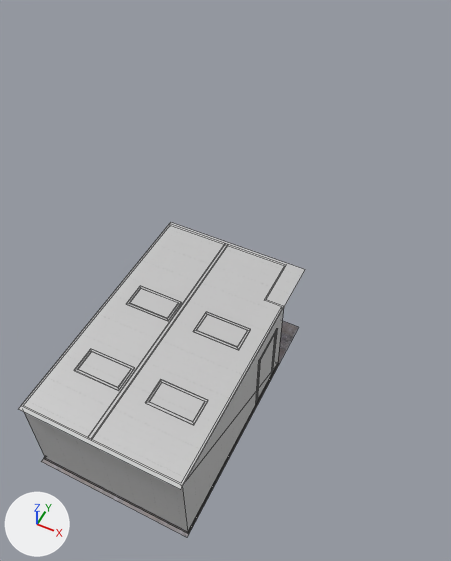
One commit to the FBX model Assets/Models/Relay2/relleyNa2.fbx: the scene before it, then after it.
The view is the same before and after, from a 50 mm camera at (-6.1, 39.8, 15.9) aimed at (-12.5, 52.6, -0.1). The axes (+X, +Y, +Z) are drawn at lower left. The lights are the same throughout. Mesh edges are drawn as thin lines. Where no turn or scale is listed for an object, it has been applied to the vertices.

The first picture shows 'Plane.026', 'Plane.027', 'walls.016', 'walls.017', 'walls.018'.
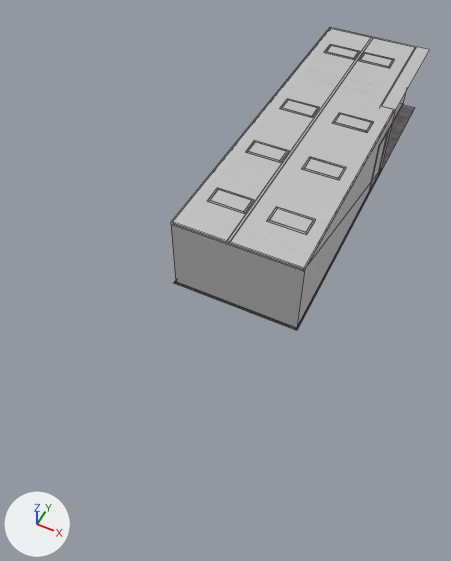
Where the newer file only moved an object's origin or applied its transform, the numbers keep the older frame.

Diff of the bpy script that builds the scene:
```diff
--- a/Assets/Models/Relay2/relleyNa2.fbx.py
+++ b/Assets/Models/Relay2/relleyNa2.fbx.py
@@ me_mesh_051 @@
 me_mesh_051.from_pydata(...)  # 4 vertices, 1 face; spans x -2.46..2.01, y -2.99..4.33, z 0.0
-me_mesh_051.vertices[0].co = (2.01, 4.33, 0.0)  # pixel (298, 327)
-me_mesh_051.vertices[1].co = (2.01, -2.99, 0.0)  # pixel (186, 537)
-me_mesh_051.vertices[2].co = (-2.46, -2.99, 0.0)  # pixel (41, 461)
-me_mesh_051.vertices[3].co = (-2.46, 4.33, 0.0)
+# me_mesh_051 part 4
+me_mesh_051.vertices[0].co = (2.01, 7.68, 0.0)  # pixel (414, 107)
+me_mesh_051.vertices[1].co = (2.01, -6.31, 0.0)  # pixel (296, 330)
+me_mesh_051.vertices[2].co = (-2.46, -6.31, 0.0)  # pixel (173, 283)
+me_mesh_051.vertices[3].co = (-2.46, 7.68, 0.0)
 me_mesh_051.materials.append(mat_floor2)
@@ me_mesh_049 @@
 me_mesh_049.from_pydata(...)  # 44 vertices, 27 faces; spans x -2.64..1.8, y -4.77..2.31, z -0.8..1.98
+# me_mesh_049 part 1: all 8 vertices in x -2.64..1.8, y -4.77..-4.74, z -0.8..1.98 are moved by (0.0, -3.38, 0.0)
+# me_mesh_049 part 2: all 4 vertices in x -2.61..1.23, y 2.29, z -0.74..1.98 are moved by (0.0, 3.48, 0.0)
 me_mesh_049.materials.append(mat_door)
@@ me_mesh_050 @@
 me_mesh_050.from_pydata(...)  # 4 vertices, 1 face; spans x -2.42..1.97, y -2.8..4.4, z 0.0
-me_mesh_050.vertices[0].co = (1.97, -2.8, 0.0)  # pixel (180, 489)
-me_mesh_050.vertices[1].co = (1.97, 4.4, 0.0)  # pixel (305, 269)
-me_mesh_050.vertices[2].co = (-2.42, -2.8, 0.0)  # pixel (18, 409)
-me_mesh_050.vertices[3].co = (-2.42, 4.4, 0.0)  # pixel (170, 222)
+# me_mesh_050 part 3
+me_mesh_050.vertices[0].co = (1.97, 4.4, 0.0)  # pixel (305, 269)
+me_mesh_050.vertices[1].co = (1.97, 18.32, 0.0)  # pixel (429, 49)
+me_mesh_050.vertices[2].co = (-2.42, 4.4, 0.0)  # pixel (170, 222)
+me_mesh_050.vertices[3].co = (-2.42, 18.32, 0.0)  # pixel (329, 27)
 me_mesh_050.materials.append(mat_wall03)
@@ ob_plane_027 @@
 ob_plane_027 = bpy.data.objects.new('Plane.027', me_plane_033)
-ob_plane_027.location = (-12.66, 46.23, 2.85)
+ob_plane_027.location = (-12.66, 56.14, 2.85)
@@ ob_plane_026 @@
 ob_plane_026 = bpy.data.objects.new('Plane.026', me_plane_032)
-ob_plane_026.location = (-12.66, 48.6, 2.85)
+ob_plane_026.location = (-12.66, 59.08, 2.85)
@@ ob_walls_020 @@
 ob_walls_020 = bpy.data.objects.new('walls.020', me_mesh_053)
-ob_walls_020.location = (-12.31, 47.94, 2.44)
+ob_walls_020.location = (-12.31, 58.42, 2.44)
@@ ob_plane_024 @@
 ob_plane_024 = bpy.data.objects.new('Plane.024', me_plane_030)
-ob_plane_024.location = (-10.6, 48.6, 2.85)
+ob_plane_024.location = (-10.6, 59.08, 2.85)
@@ ob_walls_018 @@
 ob_walls_018 = bpy.data.objects.new('walls.018', me_mesh_051)
-ob_walls_018.location = (-11.45, 47.35, 0.08)
+ob_walls_018.location = (-11.45, 57.83, 0.08)
@@ ob_walls_016 @@
 ob_walls_016 = bpy.data.objects.new('walls.016', me_mesh_049)
-ob_walls_016.location = (-11.24, 49.22, 0.88)
+ob_walls_016.location = (-11.24, 59.7, 0.88)
@@ ob_plane_025 @@
 ob_plane_025 = bpy.data.objects.new('Plane.025', me_plane_031)
-ob_plane_025.location = (-10.6, 46.23, 2.85)
+ob_plane_025.location = (-10.6, 56.14, 2.85)
@@ ob_pozarka_009 @@
 ob_pozarka_009 = bpy.data.objects.new('pozarka.009', me_mesh_055)
-ob_pozarka_009.location = (-11.81, 45.46, 2.83)
+ob_pozarka_009.location = (-11.81, 54.44, 2.83)
@@ ob_plane_035 @@
+ob_plane_035 = bpy.data.objects.new('Plane.035', me_plane_031.copy())  # the mesh of ob_plane_025
+ob_plane_035.location = (-12.65, 61.51, 2.85)
@@ ob_plane_036 @@
+ob_plane_036 = bpy.data.objects.new('Plane.036', me_plane_031.copy())  # the mesh of ob_plane_025
+ob_plane_036.location = (-12.65, 63.71, 2.85)
@@ ob_plane_034 @@
+ob_plane_034 = bpy.data.objects.new('Plane.034', me_plane_031.copy())  # the mesh of ob_plane_025
+ob_plane_034.location = (-12.66, 53.3, 2.85)
@@ ob_plane_033 @@
+ob_plane_033 = bpy.data.objects.new('Plane.033', me_plane_031.copy())  # the mesh of ob_plane_025
+ob_plane_033.location = (-10.6, 53.3, 2.85)
@@ ob_plane_037 @@
+ob_plane_037 = bpy.data.objects.new('Plane.037', me_plane_031.copy())  # the mesh of ob_plane_025
+ob_plane_037.location = (-11.18, 61.51, 2.85)
@@ ob_plane_038 @@
+ob_plane_038 = bpy.data.objects.new('Plane.038', me_plane_031.copy())  # the mesh of ob_plane_025
+ob_plane_038.location = (-11.18, 63.71, 2.85)
```

Changed parts and their boxes (x1, y1, x2, y2) in the pictures (451 x 561 px; the box of a moved part takes in the faces that stretch with it):
'walls.017', reshaped (10% narrower, 9% shorter): before (18, 222, 305, 489); after (171, 27, 429, 269)
'walls.016', reshaped, moved (10% narrower): before (24, 308, 284, 534); after (171, 94, 405, 330)
'walls.018', reshaped, moved: before (41, 321, 298, 537); after (174, 105, 415, 331)
'walls.020', moved: before (96, 245, 225, 432); after (184, 50, 365, 236)
'Plane.024', moved (not visible afterwards): before (197, 313, 246, 350)
'Plane.025', moved: before (145, 384, 207, 425); after (307, 158, 340, 180)
'Plane.027', moved: before (77, 352, 134, 388); after (248, 143, 287, 161)
'Plane.026', moved (not visible afterwards): before (129, 287, 178, 318)
'Plane.038', added: after (362, 52, 395, 68)
part 1 of me_mesh_049, moved or reshaped: before (24, 308, 284, 534); after (171, 112, 395, 330)
part 2 of me_mesh_049, moved or reshaped (not visible before): after (392, 94, 405, 123)
